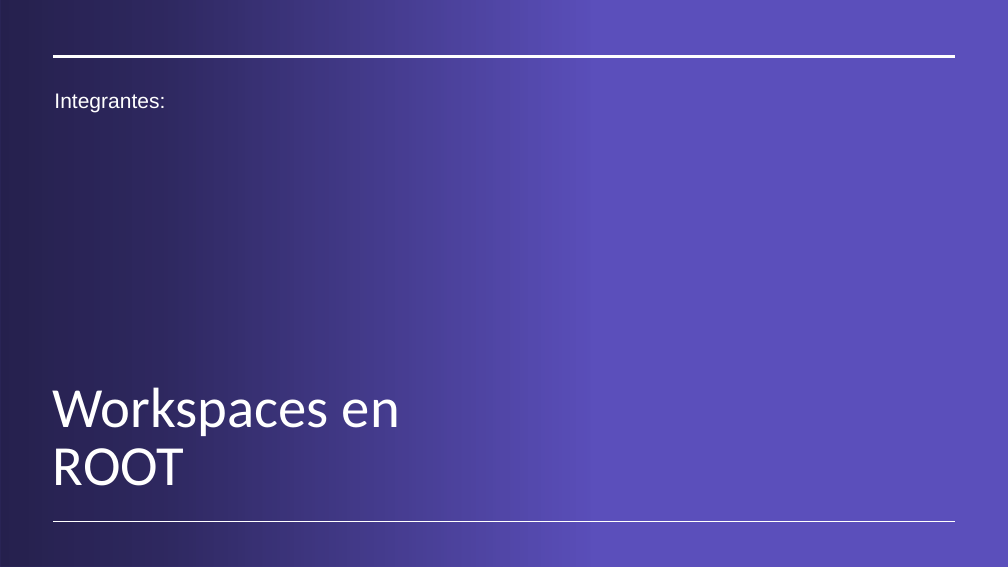
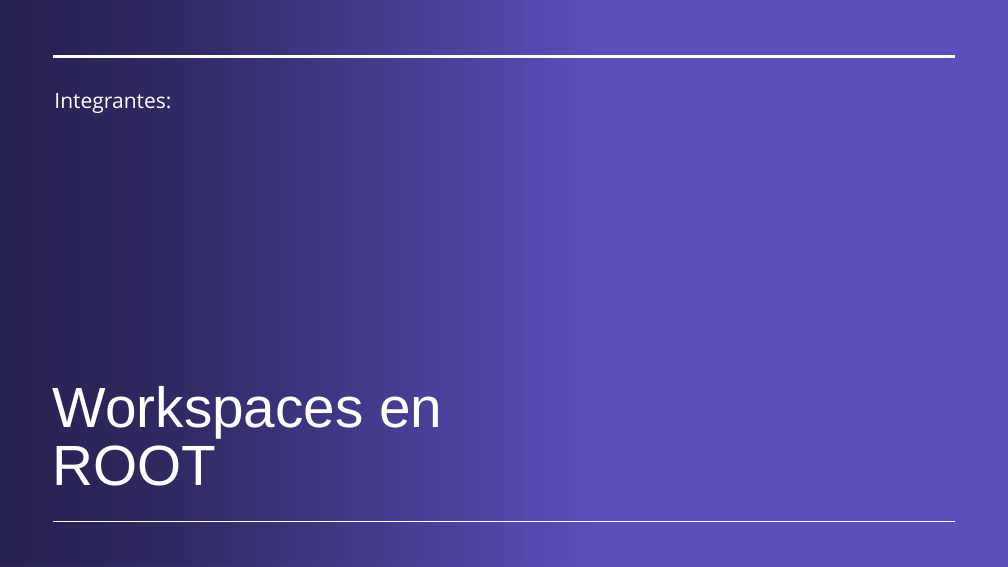
Before and after one commit to cdavidgutierrez/ProyectoFinal_CERN_ROOT, a slide deck: slide 1 of Workspaces en root.pptx. Drawn at 1008x567 pixels with LibreOffice and Linux fonts; fonts in the diff are those of the drawing; background and template pictures are left out. Boxes give left, top, right and bottom in pixels: in the first picture for what was removed or moved away, otherwise in the second. Text is boxed around its words. In the diff, an @@ line names an element or a change of style, - is before the commit and + after.

```diff
--- a/Workspaces en root.pptx
+++ b/Workspaces en root.pptx
@@ subtitle "Integrantes:" at (x1=54, y1=93, x2=171, y2=113): font Arial to Open Sans; less space between paragraphs @@
@@ title "Workspaces en ROOT" at (x1=53, y1=386, x2=442, y2=486): font Calibri to Arial @@
```
Also in this commit, not shown: 15 other slides changed, 10 slides added, 6 slides removed, 4 other files.
